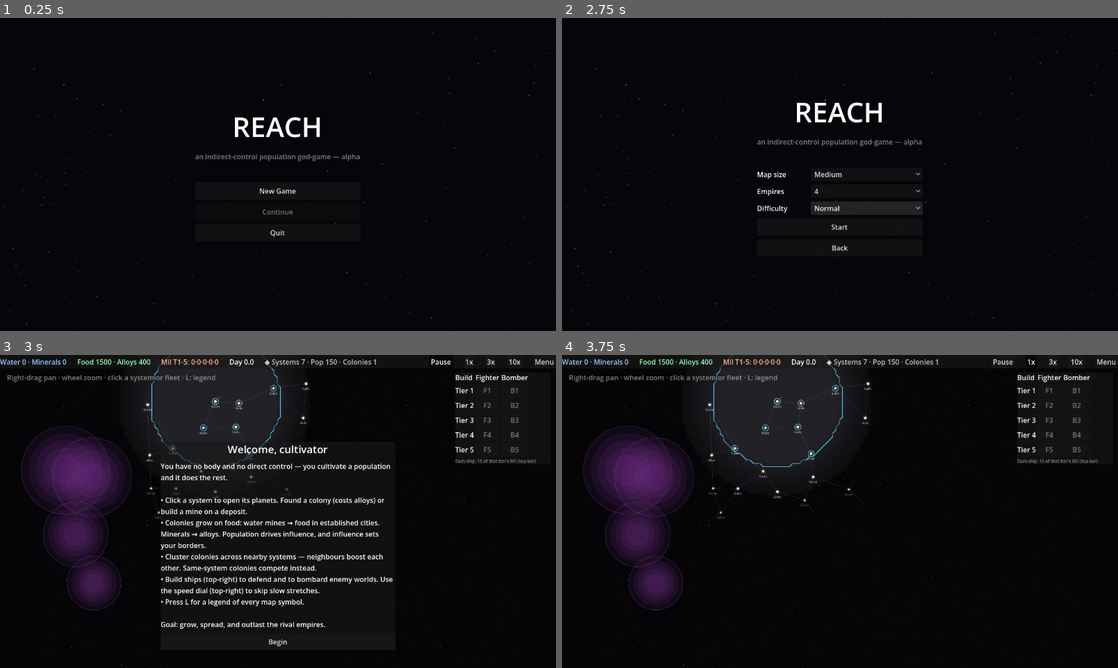
Above: before the commit, frames 1-4 (two rows, left to right).
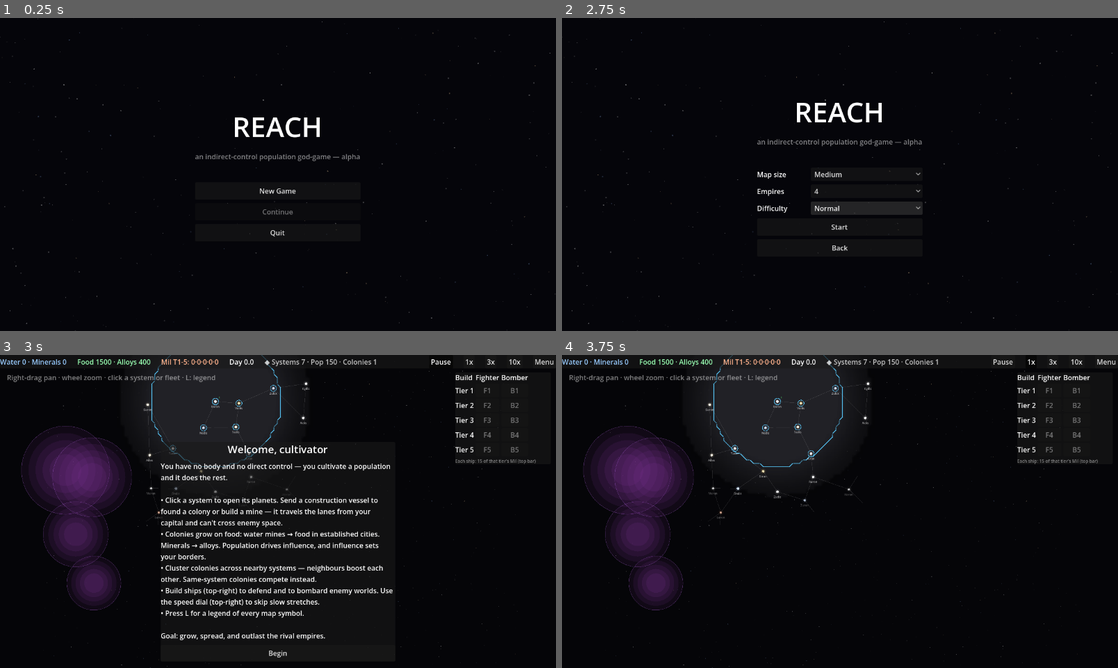
Above: after the commit, the same moments.

Repository: evyatarmitz/reach
Game: Godot game, scene res://menu/menu.tscn
Same seed, same stepped clock (60 frames per second), same inputs: the game is played once before the commit and once after it.
Inputs:
- Up to frame 1 (0.25 s): no input
- Up to frame 2 (2.75 s): click "New Game" at 0.5 s; click "Normal" at 1.25 s; click "Normal" at 2 s
- Up to frame 3 (3 s): click "Start" at 2.75 s
- Up to frame 4 (3.75 s): click "Begin" at 3.5 s

Frames 1-2 are identical in both runs. In frame 3, 4.6% of the frame differs, in the area x 28-71%, y 45-97%; in frame 4, nothing differs.

Commit message:
0.57.0 - vision: construction vessels deliver colonies & mines
Expansion structures are no longer instant — they're delivered by a construction
vessel that travels lanes from the empire's capital and CANNOT path through another
empire's territory (vision). Cost is paid at dispatch; the structure is placed on
arrival, or refunded if the target went invalid in transit.

- Sim: builders[] + order_construction/can_order_construction, lane_path_friendly
  (BFS that never enters an enemy-owned system), _advance_builders in tick, split
  the build gates into target-validity vs affordability so arrival can re-check
  cheaply, serialize. found_colony/build_mine stay as instant executors (used by
  tests + the vessel on arrival).
- AI uses the same order_construction path (skipping planets already targeted by an
  in-flight vessel of the same type) — same rules as the player.
- main.gd: colony/mine buttons dispatch vessels ("Send colony/mine vessel"), show
  "vessel inbound…", render vessels as moving cargo-box icons; intro text updated.
- Tests: vessel travels-then-builds (not instant), and can't route through enemy
  territory. AI-rival test updated for lane routing + travel time.

BONUS: logistics-paced expansion ELIMINATED the residual population boom-bust —
balance_report now shows 100% peak/final retention (was 51%), no steamroll
(40/24/22/14), T0 bounded, all military tiers alive. 135 tests pass.

Diff:
--- a/desktop/game/main.gd
+++ b/desktop/game/main.gd
@@ -861,6 +861,16 @@
 			var d := Vector2.RIGHT.rotated(k * PI / 4.0) * 11.0
 			draw_line(p - d, p + d, fc, 2.0)
 
+	# Construction vessels in transit: a small hollow square (a "cargo box") in the
+	# empire's colour. Own always visible; a rival's only while in your VR.
+	for b in sim.builders:
+		if not (b.eid == player_empire_id or _sys_live(b.sys)):
+			continue
+		var bp: Vector2 = sim.builder_position(b)
+		var bc: Color = sim.empires[b.eid].color
+		draw_rect(Rect2(bp - Vector2(3.5, 3.5), Vector2(7, 7)), bc, false, 1.5)
+		draw_line(bp - Vector2(2, 0), bp + Vector2(2, 0), bc, 1.0)
+
 	# Fleets: your own always visible; a rival's only while it sits in your VR.
 	# Drawn as an arrowhead in the empire's colour, pointed along its heading; a
 	# selected fleet gets a ring and a dashed line to its destination.
@@ -939,6 +949,13 @@
 		if pinfo.get("colony", false):
 			cc2 += 1
 	return "%s — last seen: %s · %d colonies" % [sys.name, oname2, cc2]
+
+
+func _builder_inbound(planet_id: int) -> bool:
+	for b in sim.builders:
+		if b.eid == player_empire_id and b.target == planet_id:
+			return true
+	return false
 
 
 func _fmt_num(v: float) -> String:
@@ -1172,7 +1189,7 @@
 	var body := Label.new()
 	body.autowrap_mode = TextServer.AUTOWRAP_WORD_SMART
 	body.custom_minimum_size = Vector2(520, 0)
-	body.text = "You have no body and no direct control — you cultivate a population and it does the rest.\n\n• Click a system to open its planets. Found a colony (costs alloys) or build a mine on a deposit.\n• Colonies grow on food: water mines  …(442 unchanged characters)…
+	body.text = "You have no body and no direct control — you cultivate a population and it does the rest.\n\n• Click a system to open its planets. Send a construction vessel to found a colony or build a mine — it travels the lanes from your capital and can't cross enemy space.\n• Colonies grow on food: water mines  …(442 unchanged characters)…
 	v.add_child(body)
 	var begin := Button.new()
 	begin.text = "Begin"
@@ -1311,13 +1328,17 @@
 
 
 func _on_colonize() -> void:
+	# Dispatch a construction vessel from the capital (it travels lanes, can't cross
+	# enemy territory, and founds the colony on arrival).
 	if selected_planet_id != -1:
-		sim.found_colony(player_empire_id, selected_planet_id)
+		sim.order_construction(player_empire_id, SimConstants.Build.COLONY,
+			selected_planet_id)
 
 
 func _on_build_mine() -> void:
 	if selected_planet_id != -1:
-		sim.build_mine(player_empire_id, selected_planet_id)
+		sim.order_construction(player_empire_id, SimConstants.Build.MINE,
+			selected_planet_id)
 
 
 func _on_emigrate() -> void:
@@ -1586,12 +1607,16 @@
 			deposit_line += " · est. %d-%d/day" % [int(est.x), int(est.y)]
 	var influence_note := "" if sim.is_under_influence(planet.system_id,
 		player_empire_id) else "\nOutside your influence."
+	var inbound := _builder_inbound(planet.id)
 	if planet.colony == null:
-		panel_body.text = "%s%s\n\nFounding costs %d alloys; the colony eats food until it reaches %d pop and becomes a refining city." \
+		panel_body.text = "%s%s\n\nFounding costs %d alloys; a construction vessel carries it from your capital (can't cross enemy space).%s" \
 			% [deposit_line, influence_note, int(SimConstants.FOUND_COST_ALLOYS),
-				int(SimConstants.ACTIVATION_POP)]
+				"\n⚙ vessel inbound…" if inbound else ""]
 		colonize_btn.visible = true
-		colonize_btn.disabled = not sim.can_found_colony(player_empire_id, planet.id)
+		colonize_btn.text = "Send colony vessel (%d alloys)" \
+			% int(SimConstants.FOUND_COST_ALLOYS)
+		colonize_btn.disabled = not sim.can_order_construction(
+			player_empire_id, SimConstants.Build.COLONY, planet.id)
 	else:
 		var c := planet.colony
 		var status := "ESTABLISHED CITY" if c.established \
@@ -1606,7 +1631,9 @@
 				int((nb - 1.0) * 100.0), refine, deposit_line]
 		colonize_btn.visible = false
 	mine_btn.visible = planet.has_deposit() and not planet.has_mine()
-	mine_btn.disabled = not sim.can_build_mine(player_empire_id, planet.id)
+	mine_btn.text = "Send mine vessel (%d alloys)" % int(SimConstants.MINE_COST_ALLOYS)
+	mine_btn.disabled = not sim.can_order_construction(
+		player_empire_id, SimConstants.Build.MINE, planet.id)
 	var own_colony: bool = planet.colony != null \
 		and planet.colony.empire_id == player_empire_id
 	emigrate_btn.visible = own_colony
--- a/desktop/sim/constants.gd
+++ b/desktop/sim/constants.gd
@@ -99,6 +99,12 @@
 # paid for in that tier's national military resource. Fighters win fleet combat
 # and barely bombard; bombers barely fight but bombard hard. Stats per tier (1-5).
 enum Role { FIGHTER, BOMBER }
+
+# Construction vessels deliver expansion structures (colonies, mines): they travel
+# lanes from your capital to the target and CANNOT path through another empire's
+# territory (vision). The structure is placed on arrival; cost is paid at dispatch.
+enum Build { COLONY, MINE }
+const BUILDER_SPEED := 70.0   # map-units/day along lanes (a touch faster than fleets)
 const SHIP_NAT_COST := 15.0     # cost in the tier's military resource, per ship
 const FIGHTER_ATK := [10.0, 18.0, 28.0, 40.0, 55.0]
 const FIGHTER_BOMB := [1.0, 1.5, 2.0, 2.5, 3.0]
--- a/desktop/sim/empire_ai.gd
+++ b/desktop/sim/empire_ai.gd
@@ -57,24 +57,25 @@
 
 
 func _build_one_mine(sim: Sim) -> void:
-	# Income first. Lowest planet id wins for determinism.
-	var best := -1
+	# Income first. Lowest planet id wins for determinism. Dispatch a construction
+	# vessel (same path as the player); skip planets already targeted in transit.
 	for pid in _sorted_planet_ids(sim):
-		if sim.can_build_mine(empire_id, pid):
-			best = pid
-			break
-	if best != -1:
-		sim.build_mine(empire_id, best)
+		if not _targeted(sim, pid, SimConstants.Build.MINE) \
+				and sim.can_order_construction(empire_id, SimConstants.Build.MINE, pid):
+			sim.order_construction(empire_id, SimConstants.Build.MINE, pid)
+			return
 
 
 func _found_one_colony(sim: Sim) -> void:
 	# Prefer an empty planet in a system where we have no colony yet — spreading
 	# into new systems is what grows influence and unlocks the neighbor bonus.
 	# Fall back to any colonizable planet. Lowest id breaks ties (deterministic).
+	# Dispatched via a construction vessel; skip planets already in transit.
 	var expansion := -1
 	var fallback := -1
 	for pid in _sorted_planet_ids(sim):
-		if not sim.can_found_colony(empire_id, pid):
+		if _targeted(sim, pid, SimConstants.Build.COLONY) \
+				or not sim.can_order_construction(empire_id, SimConstants.Build.COLONY, pid):
 			continue
 		if fallback == -1:
 			fallback = pid
@@ -84,7 +85,16 @@
 			break
 	var target := expansion if expansion != -1 else fallback
 	if target != -1:
-		sim.found_colony(empire_id, target)
+		sim.order_construction(empire_id, SimConstants.Build.COLONY, target)
+
+
+# Is a planet already the destination of one of this empire's in-flight vessels of
+# the given build type? (A colony and a mine vessel may target the same planet.)
+func _targeted(sim: Sim, planet_id: int, build_type: int) -> bool:
+	for b in sim.builders:
+		if b.eid == empire_id and b.target == planet_id and b.type == build_type:
+			return true
+	return false
 
 
 func _has_colony_in_system(sim: Sim, system_id: int) -> bool:
--- a/desktop/sim/sim.gd
+++ b/desktop/sim/sim.gd
@@ -22,6 +22,8 @@
                                # the renderer's clash flash; not serialized)
 var anomalies: Array = []      # [{pos: Vector2, r: float}] — cosmic anomalies that
                                # block influence AND visibility (you route around them)
+var builders: Array = []       # construction vessels in transit: [{id, eid, sys,
+                               # path:[sys...], prog, type, target:planet_or_system}]
 
 var _next_id := 1
 
@@ -292,9 +294,13 @@
 	var ans: Array = []
 	for an in anomalies:
 		ans.append({"x": an.pos.x, "y": an.pos.y, "r": an.r})
+	var bs: Array = []
+	for b in builders:
+		bs.append({"id": b.id, "eid": b.eid, "sys": b.sys, "path": b.path.duplicate(),
+			"prog": b.prog, "type": b.type, "target": b.target})
 	return {"day": day, "next_id": _next_id, "empires": es, "systems": ss,
 		"planets": ps, "colonies": cs, "fleets": fs, "lanes": lanes.duplicate(true),
-		"ais": ai, "anomalies": ans}
+		"ais": ai, "anomalies": ans, "builders": bs}
 
 
 static func deserialize(d: Dictionary) -> Sim:
@@ -377,6 +383,13 @@
 		sim.lanes.append([int(l[0]), int(l[1])])
 	for an in d.get("anomalies", []):
 		sim.anomalies.append({"pos": Vector2(an.x, an.y), "r": float(an.r)})
+	for b in d.get("builders", []):
+		var bpath: Array[int] = []
+		for x in b.path:
+			bpath.append(int(x))
+		sim.builders.append({"id": int(b.id), "eid": int(b.eid), "sys": int(b.sys),
+			"path": bpath, "prog": float(b.prog), "type": int(b.type),
+			"target": int(b.target)})
 	for a in d.ais:
 		var ai := EmpireAI.new(int(a.eid))
 		ai._build_count = int(a.bc)
@@ -639,12 +652,24 @@
 # --- commands (same gating for every empire) ----------------------------------
 # Construction is paid in alloys (T1 refined from minerals).
 
+# Target validity (no cost check) — the physical requirements to place the
+# structure. Split out so a construction vessel can re-check it on ARRIVAL (cost was
+# already paid at dispatch).
+func _colony_target_ok(empire_id: int, planet_id: int) -> bool:
+	var p: Planet = planets.get(planet_id)
+	return p != null and p.colony == null and is_under_influence(p.system_id, empire_id)
+
+
+func _mine_target_ok(empire_id: int, planet_id: int) -> bool:
+	var p: Planet = planets.get(planet_id)
+	return p != null and p.has_deposit() and not p.has_mine() \
+		and is_under_influence(p.system_id, empire_id)
+
+
 func can_found_colony(empire_id: int, planet_id: int) -> bool:
-	var p: Planet = planets.get(planet_id)
 	var e: Empire = empires.get(empire_id)
-	return p != null and e != null and p.colony == null \
-		and e.alloys >= SimConstants.FOUND_COST_ALLOYS \
-		and is_under_influence(p.system_id, empire_id)
+	return e != null and e.alloys >= SimConstants.FOUND_COST_ALLOYS \
+		and _colony_target_ok(empire_id, planet_id)
 
 
 func found_colony(empire_id: int, planet_id: int) -> bool:
@@ -656,13 +681,11 @@
 
 
 func can_build_mine(empire_id: int, planet_id: int) -> bool:
-	var p: Planet = planets.get(planet_id)
-	var e: Empire = empires.get(empire_id)
 	# "Wherever deposits exist within reach" — influence-gated, a colony in the
 	# system is not required.
-	return p != null and e != null and p.has_deposit() and not p.has_mine() \
-		and e.alloys >= SimConstants.MINE_COST_ALLOYS \
-		and is_under_influence(p.system_id, empire_id)
+	var e: Empire = empires.get(empire_id)
+	return e != null and e.alloys >= SimConstants.MINE_COST_ALLOYS \
+		and _mine_target_ok(empire_id, planet_id)
 
 
 func build_mine(empire_id: int, planet_id: int) -> bool:
@@ -671,6 +694,116 @@
 	empires[empire_id].alloys -= SimConstants.MINE_COST_ALLOYS
 	planets[planet_id].mine_empire_id = empire_id
 	return true
+
+
+# --- construction vessels -----------------------------------------------------
+# Expansion structures (colonies, mines) are delivered by a construction vessel:
+# it travels lanes from the empire's capital to the target and cannot pass through
+# another empire's territory. Cost is paid at dispatch; the structure is placed on
+# arrival (refunded if the target went invalid in the meantime).
+
+func _construction_cost(build_type: int) -> float:
+	return SimConstants.FOUND_COST_ALLOYS if build_type == SimConstants.Build.COLONY \
+		else SimConstants.MINE_COST_ALLOYS
+
+
+func _construction_target_ok(empire_id: int, build_type: int, target_id: int) -> bool:
+	if build_type == SimConstants.Build.COLONY:
+		return _colony_target_ok(empire_id, target_id)
+	return _mine_target_ok(empire_id, target_id)
+
+
+# BFS lane path that never ENTERS a system owned by a different empire (own/neutral
+# are traversable, and the destination itself is always allowed). [] if unreachable.
+func lane_path_friendly(from_sys: int, to_sys: int, empire_id: int) -> Array[int]:
+	var out: Array[int] = []
+	if from_sys == to_sys or not systems.has(from_sys) or not systems.has(to_sys):
+		return out
+	var prev := {from_sys: from_sys}
+	var queue: Array[int] = [from_sys]
+	while not queue.is_empty():
+		var s: int = queue.pop_front()
+		if s == to_sys:
+			break
+		for nb in lane_neighbors(s):
+			if prev.has(nb):
+				continue
+			var o := system_owner(nb)
+			if nb == to_sys or o == -1 or o == empire_id:
+				prev[nb] = s
+				queue.append(nb)
+	if not prev.has(to_sys):
+		return out
+	var cur := to_sys
+	while cur != from_sys:
+		out.push_front(cur)
+		cur = prev[cur]
+	return out
+
+
+func _target_system_of(build_type: int, target_id: int) -> int:
+	# Both colony and mine target a planet; the vessel travels to its system.
+	var p: Planet = planets.get(target_id)
+	return p.system_id if p != null else -1
+
+
+func can_order_construction(empire_id: int, build_type: int, target_id: int) -> bool:
+	var e: Empire = empires.get(empire_id)
+	if e == null or e.alloys < _construction_cost(build_type):
+		return false
+	if not _construction_target_ok(empire_id, build_type, target_id):
+		return false
+	var cap := most_populated_system(empire_id)
+	var tsys := _target_system_of(build_type, target_id)
+	if cap == -1 or tsys == -1:
+		return false
+	if cap == tsys:
+		return true   # build in the capital's own system, no travel
+	return not lane_path_friendly(cap, tsys, empire_id).is_empty()
+
+
+func order_construction(empire_id: int, build_type: int, target_id: int) -> bool:
+	if not can_order_construction(empire_id, build_type, target_id):
+		return false
+	var cap := most_populated_system(empire_id)
+	var tsys := _target_system_of(build_type, target_id)
+	empires[empire_id].alloys -= _construction_cost(build_type)
+	builders.append({"id": _next_id, "eid": empire_id, "sys": cap,
+		"path": lane_path_friendly(cap, tsys, empire_id), "prog": 0.0,
+		"type": build_type, "target": target_id})
+	_next_id += 1
+	return true
+
+
+func builder_position(b: Dictionary) -> Vector2:
+	if b.path.is_empty():
+		return systems[b.sys].map_pos
+	return systems[b.sys].map_pos.lerp(systems[b.path[0]].map_pos, b.prog)
+
+
+# Move vessels a tick; when one reaches its target system, place the structure (or
+# refund if the target is no longer valid). Called from tick().
+func _advance_builders(dt_days: float) -> void:
+	var done: Array = []
+	for b in builders:
+		if not b.path.is_empty():
+			var length: float = maxf(system_distance(b.sys, b.path[0]), 1.0)
+			b.prog += SimConstants.BUILDER_SPEED * dt_days / length
+			if b.prog >= 1.0:
+				b.sys = b.path.pop_front()
+				b.prog = 0.0
+		if b.path.is_empty():   # arrived at the target system
+			done.append(b)
+	for b in done:
+		builders.erase(b)
+		var eid: int = b.eid
+		if _construction_target_ok(eid, b.type, b.target):
+			if b.type == SimConstants.Build.COLONY:
+				inject_colony(eid, b.target, SimConstants.START_POP, false)
+			else:
+				planets[b.target].mine_empire_id = eid
+		else:   # target spoiled in transit — refund what was paid at dispatch
+			empires[eid].alloys += _construction_cost(b.type)
 
 
 func toggle_emigration(empire_id: int, planet_id: int) -> void:
@@ -1194,6 +1327,9 @@
 			f.system_id = f.path.pop_front()
 			f.progress = 0.0
 
+	# 6b. Construction vessels advance and place their structure on arrival.
+	_advance_builders(dt_days)
+
 	# 7. Combat: fleets auto-fight where enemies meet, else bombard (see 0.25.0).
 	_resolve_combat(dt_days)
 
--- a/desktop/tests/run_tests.gd
+++ b/desktop/tests/run_tests.gd
@@ -69,6 +69,7 @@
 	_test_attrition_and_depot()
 	_test_structure_capture()
 	_test_support_structures()
+	_test_construction_vessel()
 	_test_anomalies()
 	_test_difficulty()
 	_test_save_load()
@@ -335,26 +336,30 @@
 	sim.inject_colony(e.id, sim.add_planet(home.id, "Home I").id, 150.0, true)
 	var near := sim.add_system("Near")
 	near.map_pos = Vector2(200, 0)
+	sim.add_lane(home.id, near.id)   # vessels travel lanes, so a route is needed
 	var near_p := sim.add_planet(near.id, "Near I")
 	near_p.deposit_type = SimConstants.Deposit.MINERAL
 	var far := sim.add_system("Far")
 	far.map_pos = Vector2(5000, 0)
+	sim.add_lane(near.id, far.id)
 	var far_p := sim.add_planet(far.id, "Far I")
 	far_p.deposit_type = SimConstants.Deposit.MINERAL
 
 	var ai := EmpireAI.new(e.id)
-	ai.maybe_act(sim)
+	ai.maybe_act(sim)   # dispatches construction vessels toward Near
+	var dispatched: int = sim.builders.size()
+	check(dispatched >= 1, "AI dispatches a construction vessel to expand")
+	ai.maybe_act(sim)   # still within the action interval — must not act again
+	check(sim.builders.size() == dispatched,
+		"AI respects its action interval (no acting every tick)")
+	run_days(sim, 12.0)   # let the vessels reach Near and build (standalone AI not ticked)
 	check(sim.planets[near_p.id].colony != null
 		and sim.planets[near_p.id].colony.empire_id == e.id,
-		"AI colonizes a reachable empty system")
+		"AI colonizes a reachable empty system (via a vessel)")
 	check(sim.planets[near_p.id].has_mine(),
-		"AI builds a mine on a reachable deposit")
+		"AI builds a mine on a reachable deposit (via a vessel)")
 	check(sim.planets[far_p.id].colony == null and not sim.planets[far_p.id].has_mine(),
-		"AI never acts outside its influence (same gating as the player)")
-	var after_first: int = sim.colonies.size()
-	ai.maybe_act(sim)
-	check(sim.colonies.size() == after_first,
-		"AI respects its action interval (no acting every tick)")
+		"AI never builds outside its influence (same gating as the player)")
 
 	var demo := Sim.new_demo()
 	var rival_id: int = demo.empires.keys()[1]
@@ -687,6 +692,49 @@
 	check(bonus_after > bonus_before, "transport hub strengthens the neighbor bonus")
 
 
+func _test_construction_vessel() -> void:
+	# A dispatched vessel travels then builds on arrival (not instant).
+	var sim := Sim.new()
+	var e := sim.add_empire("C", Color.WHITE)
+	e.alloys = 100000.0
+	var a := sim.add_system("A")
+	a.map_pos = Vector2.ZERO
+	var b := sim.add_system("B")
+	b.map_pos = Vector2(200, 0)
+	sim.add_lane(a.id, b.id)
+	sim.inject_colony(e.id, sim.add_planet(a.id, "cap").id, 1000.0, true)
+	var target := sim.add_planet(b.id, "t").id
+	check(sim.order_construction(e.id, SimConstants.Build.COLONY, target),
+		"dispatch a colony construction vessel")
+	check(sim.builders.size() == 1, "a construction vessel is in transit")
+	check(sim.planets[target].colony == null,
+		"colony is NOT placed instantly — the vessel must travel")
+	run_days(sim, 40.0)
+	check(sim.planets[target].colony != null, "colony placed on vessel arrival")
+	check(sim.builders.is_empty(), "vessel is consumed on arrival")
+
+	# A vessel cannot route through another empire's territory.
+	var s2 := Sim.new()
+	var me := s2.add_empire("Me", Color.WHITE)
+	me.alloys = 100000.0
+	var foe := s2.add_empire("Foe", Color.RED)
+	var sa := s2.add_system("A")
+	sa.map_pos = Vector2.ZERO
+	var sm := s2.add_system("M")
+	sm.map_pos = Vector2(100, 0)
+	var sb := s2.add_system("B")
+	sb.map_pos = Vector2(200, 0)
+	s2.add_lane(sa.id, sm.id)
+	s2.add_lane(sm.id, sb.id)
+	s2.inject_colony(me.id, s2.add_planet(sa.id, "cap").id, 2000.0, true)
+	s2.inject_colony(foe.id, s2.add_planet(sm.id, "foe").id, 100.0, true)
+	var tb := s2.add_planet(sb.id, "tb").id
+	check(s2.system_owner(sm.id) == foe.id, "test setup: rival owns the middle system")
+	check(s2.is_under_influence(sb.id, me.id), "test setup: target is under my influence")
+	check(not s2.can_order_construction(me.id, SimConstants.Build.COLONY, tb),
+		"a vessel can't be dispatched through enemy territory")
+
+
 func _test_anomalies() -> void:
 	var sim := Sim.new()
 	var e := sim.add_empire("A", Color.WHITE)
